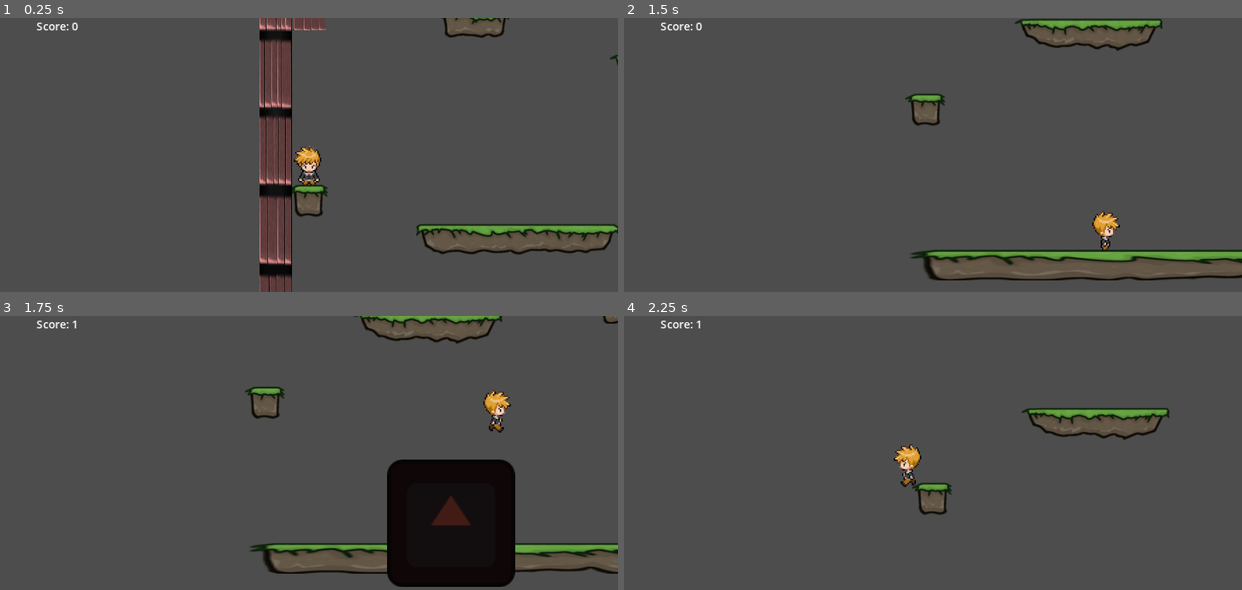
Above: before the commit, frames 1-4 (two rows, left to right).
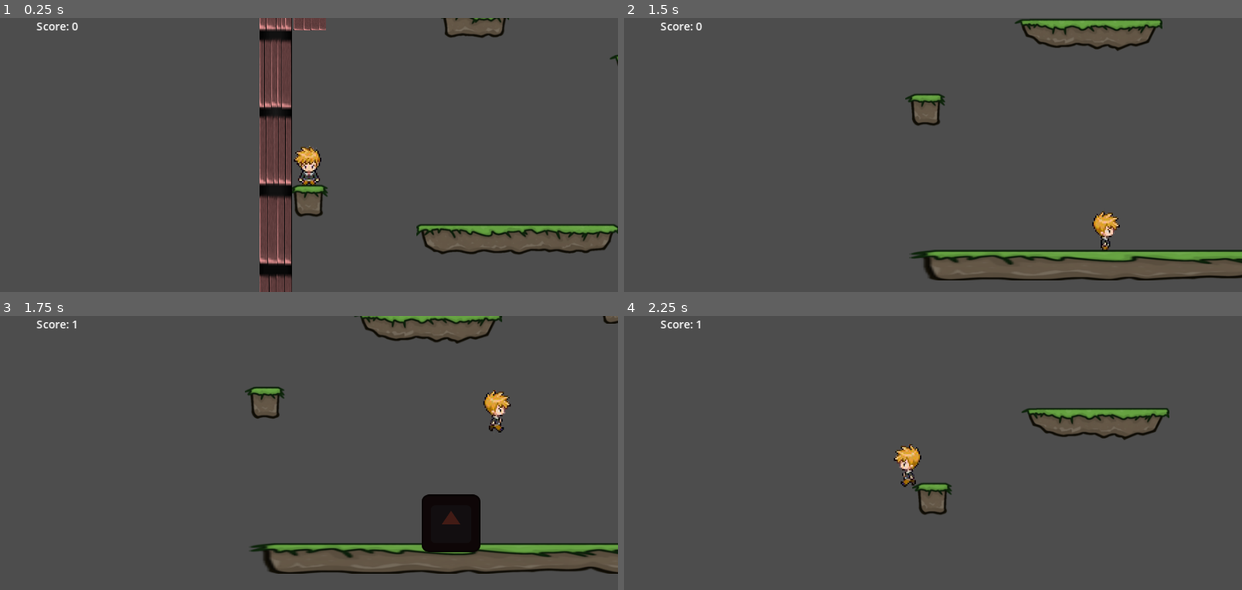
Above: after the commit, the same moments.

Repository: EngenhariaSoftwarePUCRS/Projeto_de_Desenvolvimento_de_Jogos
Game: Godot game, scene res://game.tscn
Two runs of this game, one before a commit and one after it. Both use one fixed random seed, a clock stepped at 60 frames per second and the inputs below. The engine's default icon, where the game draws it, is replaced by a stand-in: a white triangle on a blue panel in a dark square.
Inputs (mouse positions are in pixels of both pictures, inside the frame that each line leads up to):
- Up to frame 1 (0.25 s): no input
- Up to frame 2 (1.5 s): tap Enter at 0.5 s; move the mouse to (1068, 141) at 0.52 s; hold D (move_right) from 0.53 s (still down); tap X (change) at 0.6 s; tap W (move_up) at 0.77 s; move the mouse to (809, 168) at 1.27 s; click (809, 168) at 1.35 s
- Up to frame 3 (1.75 s): keep holding D (move_right); tap W (move_up) at 1.52 s
- Up to frame 4 (2.25 s): move the mouse to (994, 392) at 2.02 s; release D (move_right) at 2.03 s; hold A (move_left) from 2.03 s (still down); tap X (change) at 2.1 s

Frames 1-2 are identical in both runs. In frame 3, 7.6% of the frame differs, in the area x 62-84%, y 52-99%; in frame 4, nothing differs.

Commit message:
Intro Godot - Tween Animatino

Diff:
--- a/IntroGodot/box.gd
+++ b/IntroGodot/box.gd
@@ -1,5 +1,9 @@
 extends Area2D
 
+func _ready() -> void:
+	var tween = get_tree().create_tween().set_trans(Tween.TRANS_LINEAR).set_ease(Tween.EASE_IN)
+	#tween.tween_property(self, "scale", Vector2(0.688, 0.703), 0.2)
+	#tween.tween_property(self, "scale", Vector2(0.313, 0.313), 0.2)
 
 func _on_visible_on_screen_notifier_2d_screen_exited() -> void:
 	print("Saiu!")
--- a/IntroGodot/box.tscn
+++ b/IntroGodot/box.tscn
@@ -4,7 +4,7 @@
 [ext_resource type="Texture2D" uid="uid://cuvfqk7ws87wd" path="res://icon.svg" id="1_eu1ii"]
 
 [sub_resource type="RectangleShape2D" id="RectangleShape2D_b42tg"]
-size = Vector2(128, 128)
+size = Vector2(40, 40)
 
 [sub_resource type="Animation" id="Animation_xihye"]
 resource_name = "scale"
@@ -19,7 +19,7 @@
 "times": PackedFloat32Array(0, 0.2, 0.4),
 "transitions": PackedFloat32Array(1, 1, 1),
 "update": 0,
-"values": [Vector2(1, 1), Vector2(1.5, 1.5), Vector2(1, 1)]
+"values": [Vector2(0.3125, 0.3125), Vector2(0.703125, 0.6875), Vector2(0.3125, 0.3125)]
 }
 tracks/1/type = "value"
 tracks/1/imported = false
@@ -68,7 +68,6 @@
 }
 
 [node name="Box" type="Area2D"]
-position = Vector2(66, 66)
 script = ExtResource("1_b5708")
 metadata/_edit_group_ = true
 
@@ -76,11 +75,11 @@
 texture = ExtResource("1_eu1ii")
 
 [node name="CollisionShape2D" type="CollisionShape2D" parent="."]
-visible = false
 shape = SubResource("RectangleShape2D_b42tg")
 
 [node name="VisibleOnScreenNotifier2D" type="VisibleOnScreenNotifier2D" parent="."]
-scale = Vector2(6.5, 6.4)
+position = Vector2(9.53674e-07, 2.38419e-07)
+scale = Vector2(2, 2)
 
 [node name="AnimationPlayer" type="AnimationPlayer" parent="."]
 libraries = {
